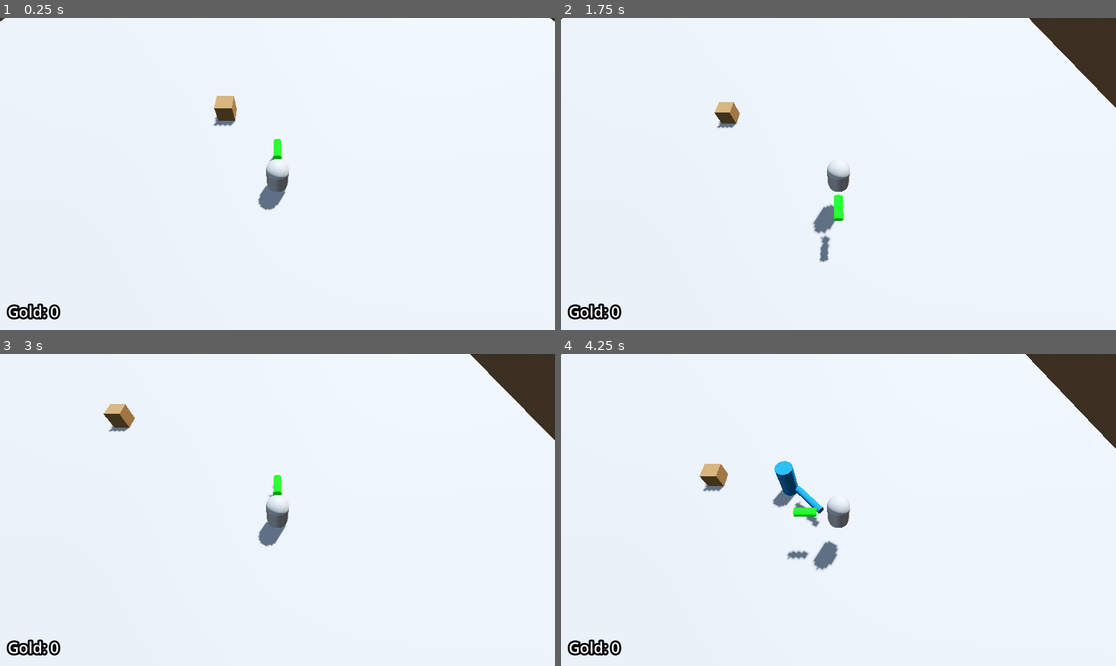
Above: before the commit, frames 1-4 (two rows, left to right).
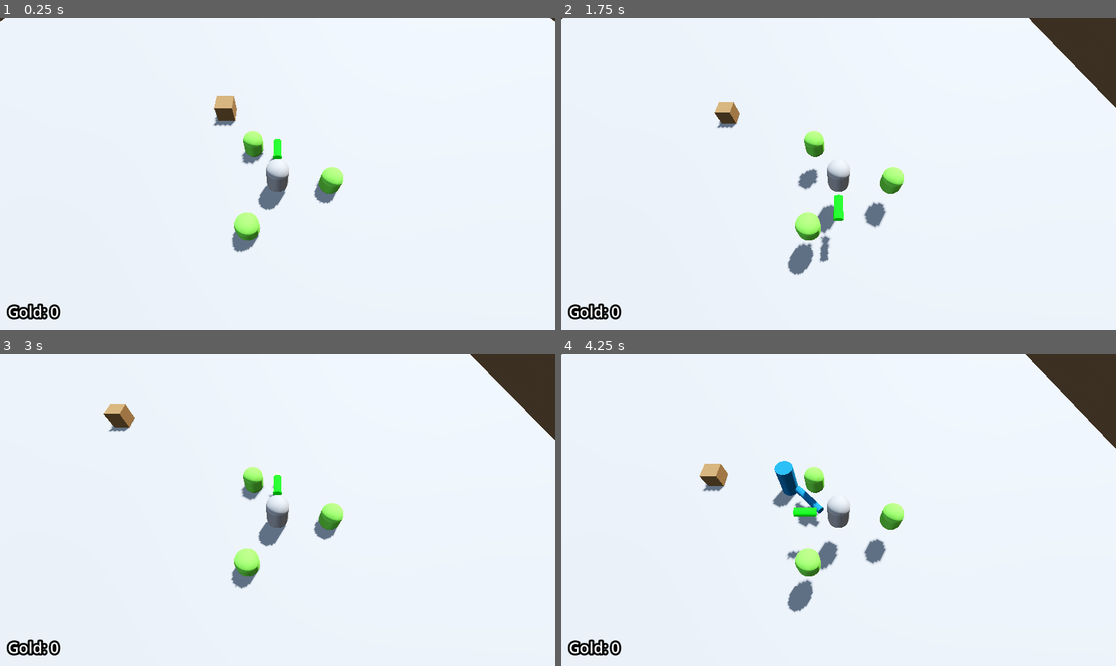
Above: after the commit, the same moments.

Repository: Ra-vanTech/ProjectBoozeArmy
Game: Godot game, scene res://Escena1_BoozeArmy.tscn
Same seed, same stepped clock (60 frames per second), same inputs: the game is played once before the commit and once after it.
Inputs (mouse positions are in pixels of both pictures, inside the frame that each line leads up to):
- Up to frame 1 (0.25 s): no input
- Up to frame 2 (1.75 s): tap Enter at 0.5 s; move the mouse to (960, 158) at 0.52 s; hold D (move_right) 0.53-1.28 s; right-click (960, 158) at 0.6 s; tap Space (jump) at 0.77, 1.52 s; move the mouse to (727, 189) at 1.27 s; hold S (move_back) from 1.28 s (still down); right-click (727, 189) at 1.35 s
- Up to frame 3 (3 s): move the mouse to (333, 441) at 2.02 s; release S (move_back) at 2.03 s; hold D (move_right) 2.03-2.78 s; right-click (333, 441) at 2.1 s; move the mouse to (249, 572) at 2.77 s; hold W (move_forward) from 2.78 s (still down); right-click (249, 572) at 2.85 s
- Up to frame 4 (4.25 s): tap Space (jump) at 3.02, 3.77 s; move the mouse to (1005, 556) at 3.52 s; release W (move_forward) at 3.53 s; hold A (move_left) from 3.53 s (still down); right-click (1005, 556) at 3.6 s

The runs differ from the first frame. In frame 1, 1.3% of the frame differs, in the area x 41-62%, y 36-76%; in frame 2, 1.6%, in the area x 40-62%, y 36-83%; in frame 3, 1.2%; in frame 4, 1.6%.

Commit message:
feat:agregue un signal en HealthComponentd en cuanto ocurre un ataque de enemigo sobre el enano

Diff:
--- a/entities/player/dwarves/scripts/dwarf_system.gd
+++ b/entities/player/dwarves/scripts/dwarf_system.gd
@@ -1,11 +1,57 @@
-extends Node
+class_name DwarfSystem
+extends Node3D
 
+const EnanoBase = preload("res://entities/player/dwarves/scripts/enano_base.gd")
+#Precargar la escena del enano para instanciarla en tiempo de ejecucion.
+const ENANO_SCENE: PackedScene = preload("res://entities/player/dwarves/scenes/enano_base.tscn")
+
+#configuracion (enanos iniciales, maximo de enanos y radio de formacion)
+@export var initial_dwarves: int = 3
+@export var max_dwarves: int = 10
+@export var formation_radius: float = 2.5
+
+var dwarves: Array[Node3D] = []
+signal enano_eliminado(enanos_restantes: int)
 
 # Called when the node enters the scene tree for the first time.
 func _ready() -> void:
-	pass # Replace with function body.
+	for i in range(initial_dwarves):
+		agregar_enano()
+
+func agregar_enano() -> void:
+	if dwarves.size() >= max_dwarves:
+		return
+	var enano: EnanoBase = ENANO_SCENE.instantiate()
+	add_child(enano)
+	dwarves.append(enano)
+	actualizar_formacion()
+
+func eliminar_enano() -> void:
+	# Elimina el último enano del array (llamar cuando el jugador recibe daño)
+	if dwarves.size() == 0:
+		return
+	var enano: Node3D = dwarves.pop_back()
+	enano.queue_free()
+	enano_eliminado.emit(dwarves.size())
+	actualizar_formacion()
+	if dwarves.size() == 0:
+		_sin_enanos()
 
 
-# Called every frame. 'delta' is the elapsed time since the previous frame.
-func _process(delta: float) -> void:
-	pass
+func actualizar_formacion() -> void:
+	var count: int = dwarves.size()
+	if count == 0:
+		return
+
+	#Dividir 360° (TAU = 2*PI) entre la cantidad de enanos vivos
+	var angle_step: float = TAU / float(count)
+	for i in range(count):
+		var angle: float = float(i) * angle_step
+		#posicion en el plano X/Z
+		var x: float = cos(angle) * formation_radius
+		var z: float = sin(angle) * formation_radius
+		dwarves[i].position = Vector3(x, 0, z)
+
+
+func _sin_enanos() -> void:
+	print("[DwarfSystem] Todos los enanos eliminados — pendiente conectar Game Over")
--- a/entities/player/dwarves/scripts/enano_base.gd
+++ b/entities/player/dwarves/scripts/enano_base.gd
@@ -1,11 +1,70 @@
-extends Node
+class_name EnanoBase
+extends Node3D
 
+@export var damage: float = 10.0
+@export var attack_cooldown_time: float = 1.2
 
-# Called when the node enters the scene tree for the first time.
+@onready var attack_range: Area3D = $AttackRange
+@onready var attack_cooldown: Timer = $AttackCooldown
+
+var enemies_in_range: Array[Node3D] = []
+var can_attack: bool = false
+
 func _ready() -> void:
-	pass # Replace with function body.
+    attack_cooldown.wait_time = attack_cooldown_time
+    attack_range.body_entered.connect(_on_body_entered)
+    attack_range.body_exited.connect(_on_body_exited)
+    attack_range.area_entered.connect(_on_area_entered)
+    attack_range.area_exited.connect(_on_area_exited)
+    attack_cooldown.timeout.connect(_on_attack_cooldown_timeout)
 
+    # Desincronización de timers iniciales
+    var initial_delay: float = randf_range(0.0, attack_cooldown_time)
+    attack_cooldown.start(initial_delay)
 
-# Called every frame. 'delta' is the elapsed time since the previous frame.
-func _process(delta: float) -> void:
-	pass
+func _process(_delta: float) -> void:
+    if not can_attack:
+        return
+
+    #FIX: Limpiar nodos destruidos primero
+    limpiar_enemigos_muertos()
+
+    if enemies_in_range.size() > 0:
+        _attack(enemies_in_range[0])
+
+#FIX: Función auxiliar para evitar crashes
+func limpiar_enemigos_muertos() -> void:
+    for i in range(enemies_in_range.size() - 1, -1, -1):
+        if not is_instance_valid(enemies_in_range[i]):
+            enemies_in_range.remove_at(i)
+
+func _attack(target: Node3D) -> void:
+    if target.has_method("damage"):
+        var atk := Attack.new()
+        atk.damage = damage
+        target.damage(atk)
+        can_attack = false
+        attack_cooldown.start()
+        print("[DEBUG] Enano '%s' ataca en frame %d" % [name, Engine.get_process_frames()])
+
+func _on_body_entered(body: Node3D) -> void:
+    if body is EnemyBase:
+        if not enemies_in_range.has(body):
+            enemies_in_range.append(body)
+
+func _on_body_exited(body: Node3D) -> void:
+    enemies_in_range.erase(body)
+
+func _on_area_entered(area: Area3D) -> void:
+    var parent := area.get_parent()
+    if parent is EnemyBase:
+        if not enemies_in_range.has(parent):
+            enemies_in_range.append(parent)
+
+func _on_area_exited(area: Area3D) -> void:
+    var parent := area.get_parent()
+    if parent is EnemyBase:
+        enemies_in_range.erase(parent)
+
+func _on_attack_cooldown_timeout() -> void:
+    can_attack = true
--- a/entities/shared_components/HealthComponent.gd
+++ b/entities/shared_components/HealthComponent.gd
@@ -2,6 +2,8 @@
 extends Node
 
 signal has_died
+#avisaque se recibio daño
+signal received_damage
 
 var STARTING_HEALTH: float = 100.0
 var COINS_DROPPED_DEFAULT: int = 25
@@ -16,10 +18,15 @@
 	coins_dropped = COINS_DROPPED_DEFAULT
 
 
-func damage(attack: Attack):
+func damage(attack: Attack) -> void:
 	health -= attack.damage
 	print(health)
+	#se emite cuando se aplica daño a los enanos
+	received_damage.emit()
 
 	if health <= 0:
-		bank_label.gold += coins_dropped
+		#Se biusca en el banco en el momento de muerte, no en _ready
+		bank_label = get_tree().get_first_node_in_group("bank")
+		if is_instance_valid(bank_label):
+			bank_label.gold += coins_dropped
 		has_died.emit()
